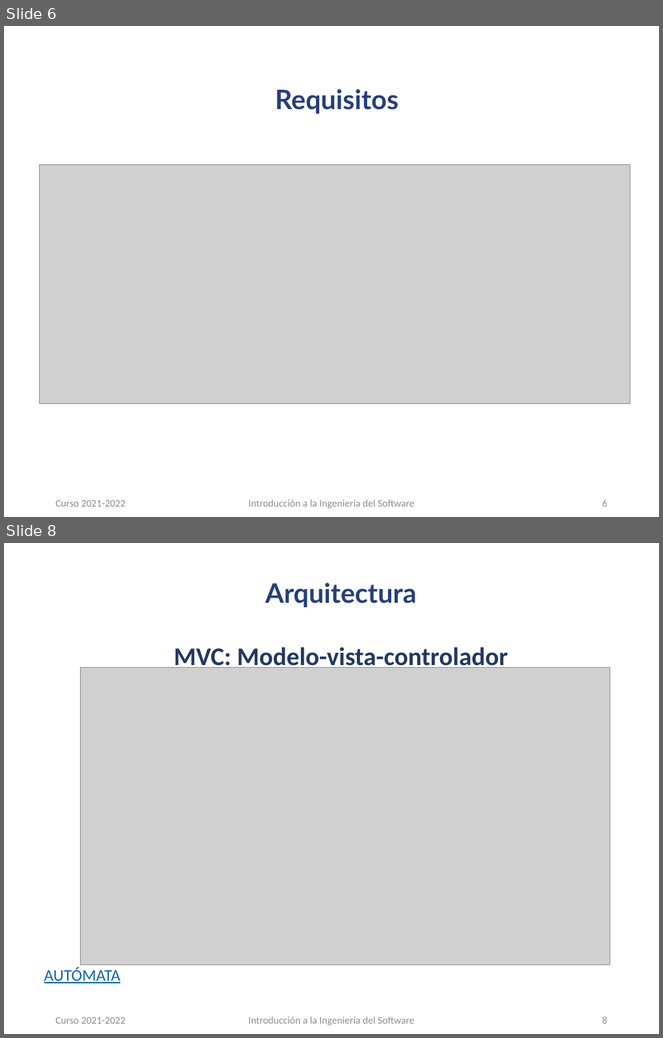
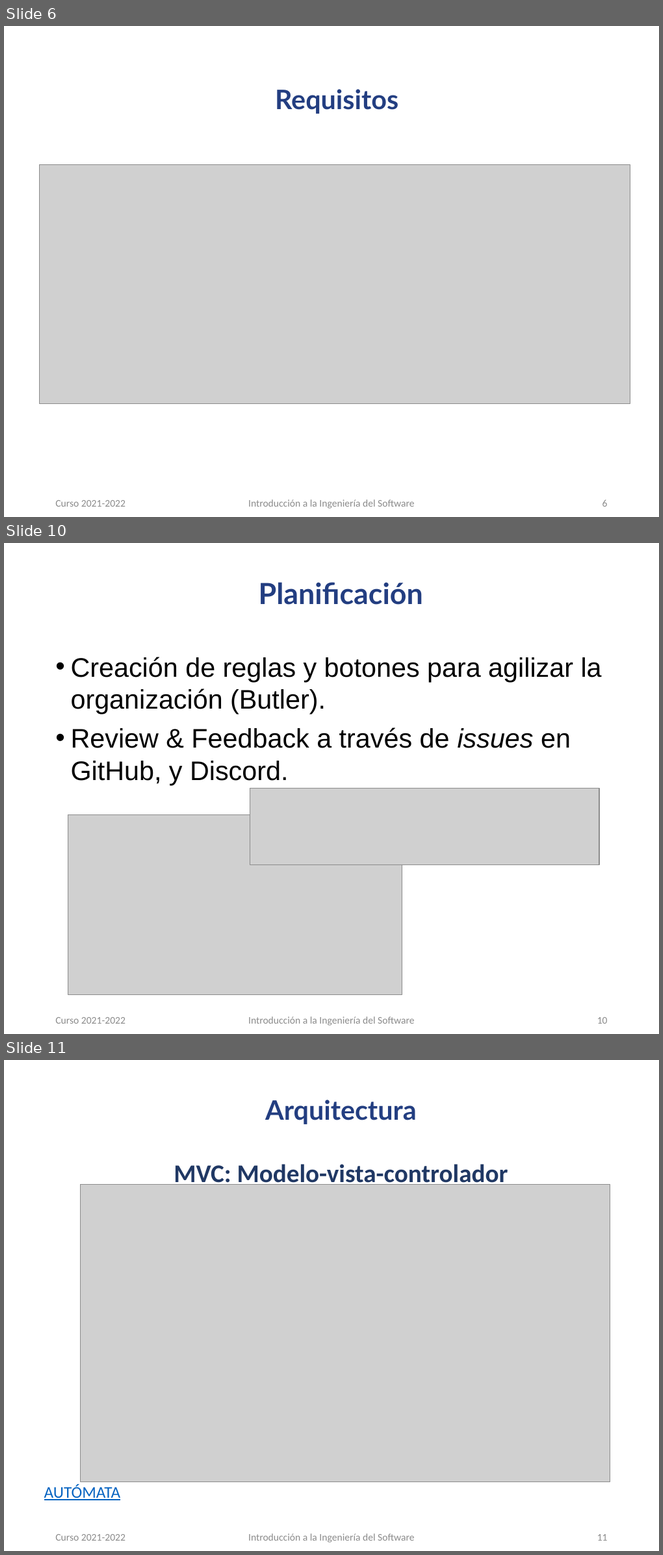
Before and after one commit to carloscmor/PRIMERA_FILA, a slide deck: PFentertainment_presentación.pptx. Shown one above the other, each under a label of ours: slides 6 and 8 before the commit, slides 6, 10 and 11 after it; the slides between them are not shown. The pictures are 663x1038 and 663x1555 pixels, drawn with LibreOffice and Linux fonts; fonts in the diff are those of the drawing; grey boxes stand for pictures; background and template pictures are left out. Boxes give left, top, right and bottom in pixels: in the first picture for what was removed or moved away, otherwise in the second. Text is boxed around its words. In the diff, an @@ line names an element or a change of style, - is before the commit and + after.

Commit message:
Actualización de presentación del proyecto
Agregadas diapositivas y animaciones a la sección de "Planificación" (WIP).

```diff
--- a/PFentertainment_presentación.pptx
+++ b/PFentertainment_presentación.pptx
@@ slide 10 added at box(4, 543, 659, 1034), background #FFFFFF @@
@@ title added at box(259, 582, 423, 605), 32 pt, text #233E81, bold @@
+Planificación
@@ text added at box(71, 657, 602, 714), 29.5 pt, text #000000 @@
+• Creación de reglas y botones para agilizar la organización (Butler).
@@ text added at box(71, 728, 571, 785), 29.5 pt, text #000000 @@
+• Review & Feedback a través de issues en GitHub, y Discord.
@@ picture added at box(250, 789, 599, 865) @@
@@ picture added at box(68, 815, 402, 995) @@
@@ text added at box(55, 1017, 126, 1024), 11.1 pt, text #8C8C8C @@
+Curso 2021-2022
@@ text added at box(248, 1017, 414, 1026), 11.1 pt, text #8C8C8C @@
+Introducción a la Ingeniería del Software
@@ page number added at box(597, 1017, 608, 1024), 11.1 pt, text #8C8C8C @@
+10
@@ what was slide 8 is now slide 11 @@
@@ page number at box(597, 1534, 608, 1541): text changed @@
-8
+11
```
Also in this commit, not shown: 1 slide changed, 2 other slides added.
